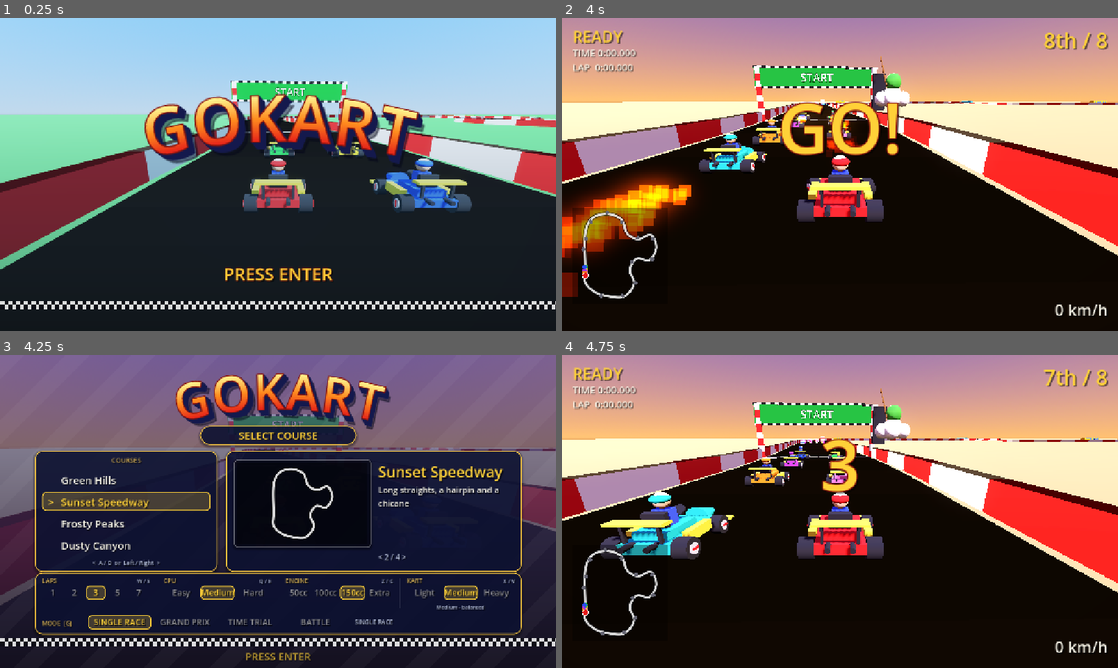
Above: before the commit, frames 1-4 (two rows, left to right).
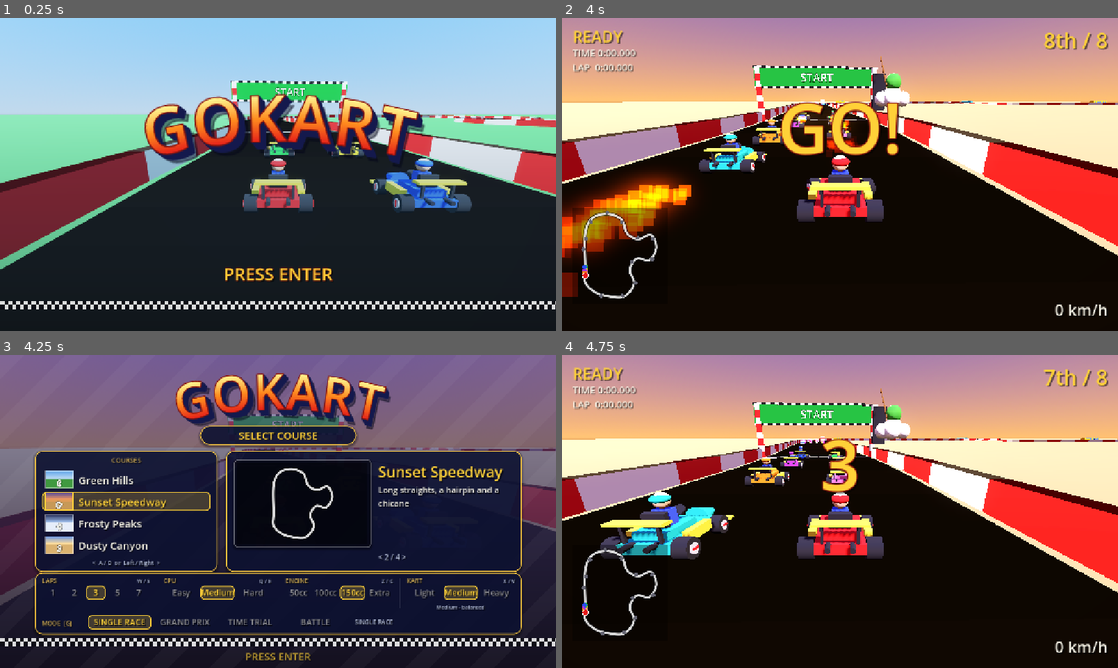
Above: after the commit, the same moments.

Repository: AgentiLoop/GoKart
Game: Godot game, scene res://scenes/menu.tscn
The game is run twice, just before and just after one commit, with the same random seed, the same clock (stepped at 60 frames per second) and the same inputs.
Inputs (mouse positions are in pixels of both pictures, inside the frame that each line leads up to):
- Up to frame 1 (0.25 s): no input
- Up to frame 2 (4 s): tap Enter at 0.5, 2.1 s; move the mouse to (962, 158) at 0.52 s; hold D (steer_right) 0.53-1.28 s; hold Space (drift) 0.53-1.28 s; click (962, 158) at 0.67 s; move the mouse to (728, 190) at 1.27 s; hold S (brake) 1.28-2.03 s; tap E (use_item) at 1.35 s; move the mouse to (895, 105) at 2.02 s; hold D (steer_right) 2.03-2.78 s; move the mouse to (812, 237) at 2.77 s; hold W (accelerate) 2.78-3.53 s; tap Keypad Enter at 2.85 s; click (812, 237) at 2.92 s; move the mouse to (1006, 221) at 3.52 s; hold A (steer_left) from 3.53 s (still down); tap Q at 3.6 s
- Up to frame 3 (4.25 s): keep holding A (steer_left); tap Escape at 4.15 s
- Up to frame 4 (4.75 s): keep holding A (steer_left); tap Enter at 4.25 s; move the mouse to (673, 464) at 4.27 s; tap Z at 4.35 s

Frames 1-2 are identical in both runs. In frame 3, 2.1% of the frame differs, in the area x 8-30%, y 36-64%; in frame 4, nothing differs.

Commit message:
Mario Kart 64 style map-select pictures on the course list: every row of the select screen's course / arena list carries a little picture beside its name — a landscape in the course's own colours (sky gradient over the ground with a haze at the horizon) with the road loop laid across it — framed in gold on the picked row over the lit bar, the old ">" caret goes; CourseThumb inner class (pure loop_points fit into the ground strip), pictures cached per course + mirror / per arena; test_course_list (3 tests, suite 12877 passed), menu_check rows + bar, title-menu screenshot (pixel-sampled: each picture in its course's sky / ground colours, road pixels, gold frame only on the pick, 0 black), README, progress log

Diff:
--- a/scripts/menu.gd
+++ b/scripts/menu.gd
@@ -2,7 +2,7 @@
 ## Title screen like Mario Kart 64's: on launch the logo sits over a live attract demo — four CPU
 ## karts lapping the highlighted course in a 3D viewport behind the menu — with a blinking PRESS
 ## ENTER. Any key brings up the select screen, laid out like MK64's: a "SELECT COURSE" banner, a
-## course list on the left with a highlighted row, the map and the course blurb in a framed panel
+## course list on the left (a course picture beside each name, the picked row lit), the map and the course blurb in a framed panel
 ## on the right and a row of option cells underneath, the demo still running dimmed behind it.
 ## Text uses drop shadows instead of thick black outlines; only the logo's letters — set on an arch,
 ## shaded yellow to red, standing out of a navy extrusion like MK64's 3D block letters — have a rim.
@@ -95,6 +95,15 @@
 const MODE_NAMES := ["SINGLE RACE", "GRAND PRIX", "TIME TRIAL", "BATTLE"]
 const LOCKED := Color(0.72, 0.76, 0.86, 0.8)     # a fixed value (time trial laps / engine, battle balloons)
 const UNLIT := Color(0.98, 0.97, 0.92, 0.55)     # a choice that is not picked
+## Course list rows: MK64's map-select pictures — a little landscape in the course's own colours
+## with the road loop across it — beside each name; the picked row's picture is framed in gold.
+const LIST_ROW_Y := 44.0
+const LIST_ROW_STEP := 50.0
+const LIST_BAR_H := 44.0
+const THUMB_POS := Vector2(24, 2)
+const THUMB_SIZE := Vector2(64, 40)
+const LIST_NAME_X := 100.0
+var picture_cache: Dictionary = {}   # "t<i>:<mirror>" / "a<i>" -> {"points", "theme"}
 ## Title screen: the logo over the attract demo. Shown once per launch; Esc from a race comes back
 ## to the select screen instead.
 var attract = null             # Attract (SubViewportContainer) under everything but bg
@@ -160,6 +169,48 @@
 			for c in cols:
 				var col := Color(0.95, 0.95, 0.95, 0.9) if (c + r) % 2 == 0 else Color(0.05, 0.05, 0.08, 0.9)
 				draw_rect(Rect2(c * sq, y0 + r * sq, sq, sq), col)
+
+## A course picture like MK64's map-select thumbnails: a sky gradient over a ground strip in the
+## course's own colours (sky_top / sky_horizon / ground) with the road loop laid across the ground,
+## framed in gold when the row is the picked one.
+class CourseThumb extends Control:
+	const HORIZON := 0.42        # share of the picture that is sky
+	const ROAD := Color(0.93, 0.93, 0.9)
+	const FRAME := Color(1, 1, 1, 0.4)
+	const FRAME_LIT := Color(1.0, 0.82, 0.22)
+	var sky_top := Color(0.4, 0.6, 0.9)
+	var sky_horizon := Color(0.8, 0.9, 1.0)
+	var ground := Color(0.3, 0.6, 0.3)
+	var loop := PackedVector2Array()
+	var lit := false
+	## Where the road loop sits inside a picture of `area`: fitted into the ground strip under the
+	## horizon (pad px in from the edges), closed back to its first point. Pure.
+	static func loop_points(points: PackedVector3Array, area: Vector2, pad: float) -> PackedVector2Array:
+		var top := area.y * HORIZON
+		var f := Minimap.fit(points, Vector2(area.x, area.y - top), pad)
+		var out := PackedVector2Array()
+		for p in points:
+			out.append(Minimap.to_map(p, f.scale, f.offset) + Vector2(0, top))
+		if not out.is_empty():
+			out.append(out[0])
+		return out
+	func setup(points: PackedVector3Array, theme: Dictionary, area: Vector2) -> void:
+		size = area
+		sky_top = theme.sky_top
+		sky_horizon = theme.sky_horizon
+		ground = theme.ground
+		loop = loop_points(points, area, 5.0)
+		queue_redraw()
+	func _draw() -> void:
+		var h := size.y * HORIZON
+		draw_polygon(PackedVector2Array([Vector2(0, 0), Vector2(size.x, 0), Vector2(size.x, h), Vector2(0, h)]),
+			PackedColorArray([sky_top, sky_top, sky_horizon, sky_horizon]))
+		draw_rect(Rect2(0, h, size.x, size.y - h), ground)
+		draw_rect(Rect2(0, h, size.x, 3), Color(sky_horizon, 0.45))   # haze at the horizon
+		if loop.size() > 1:
+			draw_polyline(loop, ground.darkened(0.5), 4.0, true)
+			draw_polyline(loop, ROAD, 2.0, true)
+		draw_rect(Rect2(Vector2.ZERO, size), FRAME_LIT if lit else FRAME, false, 2.0)
 
 ## Key -> step direction (-1 / +1) or 0 when the key does not change the track.
 static func direction_for_key(keycode: int) -> int:
@@ -487,42 +538,68 @@
 	if title_prompt != null:
 		title_prompt.modulate.a = a
 
-## Rebuild the left-hand list: one row per course / arena, the highlighted one gold on a lit bar.
-func _refresh_list(names: Array, sel: int) -> void:
+## Rebuild the left-hand list: one row per course / arena — a course picture (MK64's map-select
+## thumbnails) beside the name — the highlighted one gold on a lit bar with its picture framed in
+## gold. `pictures[i]` = {"points": PackedVector3Array, "theme": Dictionary with sky_top /
+## sky_horizon / ground} for row i.
+func _refresh_list(names: Array, sel: int, pictures: Array) -> void:
 	if list_box == null:
 		return
 	for c in list_box.get_children():
 		list_box.remove_child(c)
 		c.queue_free()
 	for i in names.size():
-		var y := 44.0 + 50.0 * i
+		var y := LIST_ROW_Y + LIST_ROW_STEP * i
 		var is_sel := i == sel
 		if is_sel:
 			var bar := Panel.new()
 			bar.position = Vector2(16, y)
-			bar.size = Vector2(388, 44)
+			bar.size = Vector2(388, LIST_BAR_H)
 			bar.add_theme_stylebox_override("panel", UiStyle.lit_style(10))
 			list_box.add_child(bar)
-		var row := Label.new()
-		row.position = Vector2(60, y + 5)
-		row.size = Vector2(330, 34)
-		row.text = names[i]
-		row.add_theme_font_override("font", font)
-		row.add_theme_font_size_override("font_size", 24)
-		row.add_theme_color_override("font_color", GOLD if is_sel else CREAM)
-		row.add_theme_color_override("font_shadow_color", SHADOW)
-		row.add_theme_constant_override("shadow_offset_x", 2)
-		row.add_theme_constant_override("shadow_offset_y", 2)
+		var row := Control.new()
+		row.name = "Row%d" % i
+		row.position = Vector2(0, y)
+		row.size = Vector2(420, LIST_ROW_STEP)
 		list_box.add_child(row)
-		if is_sel:
-			var cursor := Label.new()
-			cursor.position = Vector2(30, y + 5)
-			cursor.size = Vector2(30, 34)
-			cursor.text = ">"
-			cursor.add_theme_font_override("font", font)
-			cursor.add_theme_font_size_override("font_size", 24)
-			cursor.add_theme_color_override("font_color", GOLD)
-			list_box.add_child(cursor)
+		var thumb := CourseThumb.new()
+		thumb.name = "Thumb"
+		thumb.position = THUMB_POS
+		thumb.setup(pictures[i].points, pictures[i].theme, THUMB_SIZE)
+		thumb.lit = is_sel
+		row.add_child(thumb)
+		var label := Label.new()
+		label.name = "Name"
+		label.position = Vector2(LIST_NAME_X, 5)
+		label.size = Vector2(404 - LIST_NAME_X - 8, 34)
+		label.vertical_alignment = VERTICAL_ALIGNMENT_CENTER
+		label.text = names[i]
+		UiStyle.style_label(label, font, 24, GOLD if is_sel else CREAM)
+		label.add_theme_constant_override("shadow_offset_x", 2)
+		label.add_theme_constant_override("shadow_offset_y", 2)
+		row.add_child(label)
+
+## Course picture for a list row, cached per course / arena (the road loop is resampled geometry).
+func _picture(points: PackedVector3Array, theme: Dictionary) -> Dictionary:
+	return {"points": points, "theme": theme}
+
+func _track_pictures(mirror: bool) -> Array:
+	var out: Array = []
+	for i in TrackLibrary.count():
+		var key := "t%d:%s" % [i, mirror]
+		if not picture_cache.has(key):
+			picture_cache[key] = _picture(TrackLibrary.make_data(i, mirror).points, TrackLibrary.info(i))
+		out.append(picture_cache[key])
+	return out
+
+func _arena_pictures() -> Array:
+	var out: Array = []
+	for i in ArenaData.arena_count():
+		var key := "a%d" % i
+		if not picture_cache.has(key):
+			picture_cache[key] = _picture(ArenaData.make(i).outline(), ArenaData.info(i))
+		out.append(picture_cache[key])
+	return out
 
 func _set_text(l: Label, text: String) -> void:
 	if l != null:
@@ -637,7 +714,7 @@
 	var names: Array = []
 	for i in TrackLibrary.count():
 		names.append(TrackLibrary.info(i).name)
-	_refresh_list(names, selected)
+	_refresh_list(names, selected, _track_pictures(mirror))
 	var data = TrackLibrary.make_data(selected, mirror)
 	preview.setup(data.points, PREVIEW_AREA, data.rail)
 	if attract != null:
@@ -667,7 +744,7 @@
 	var names: Array = []
 	for i in ArenaData.arena_count():
 		names.append(ArenaData.info(i).name)
-	_refresh_list(names, arena_selected)
+	_refresh_list(names, arena_selected, _arena_pictures())
 	preview.setup(ArenaData.make(arena_selected).outline(), PREVIEW_AREA)
 	_refresh_options()
 
--- /dev/null
+++ b/tests/test_course_list.gd
@@ -0,0 +1,92 @@
+extends RefCounted
+## The select screen's course list (Mario Kart 64's map-select pictures): a course picture in the
+## course's own sky / ground colours with the road loop across it beside every name, the picked
+## row's picture framed in gold on the lit bar, arena pictures in battle mode.
+
+const Menu := preload("res://scripts/menu.gd")
+const TrackLibrary := preload("res://scripts/track_library.gd")
+const ArenaData := preload("res://scripts/arena_data.gd")
+const UiStyle := preload("res://scripts/ui_style.gd")
+var runner
+
+func _root() -> Node:
+	return Engine.get_main_loop().root
+
+func _menu() -> Node:
+	var m = Menu.new()
+	_root().add_child(m)
+	if m.select_box == null:
+		m._ready()   # the runner's root is not ready yet during _initialize
+	m.dismiss_title()
+	return m
+
+func _rows(m: Node) -> Array:
+	var out: Array = []
+	for c in m.list_box.get_children():
+		if c.name.begins_with("Row"):
+			out.append(c)
+	return out
+
+func _bars(m: Node) -> Array:
+	var out: Array = []
+	for c in m.list_box.get_children():
+		if c is Panel:
+			out.append(c)
+	return out
+
+func test_loop_points_fit_the_ground_strip() -> void:
+	var square := PackedVector3Array([Vector3(-50, 0, -20), Vector3(50, 0, -20), Vector3(50, 0, 20), Vector3(-50, 0, 20)])
+	var area := Vector2(64, 40)
+	var loop := Menu.CourseThumb.loop_points(square, area, 5.0)
+	runner.check(loop.size() == square.size() + 1 and loop[0] == loop[loop.size() - 1], "loop closed back to its first point")
+	var top := area.y * Menu.CourseThumb.HORIZON
+	var ok := true
+	for p in loop:
+		ok = ok and p.x >= 5.0 - 0.01 and p.x <= area.x - 5.0 + 0.01 and p.y >= top + 5.0 - 0.01 and p.y <= area.y - 5.0 + 0.01
+	runner.check(ok, "every loop point inside the ground strip under the horizon: %s" % [loop])
+	var w := loop[1].x - loop[0].x
+	var h := loop[2].y - loop[1].y
+	runner.check(absf(h - (area.y - top - 10.0)) < 0.01 and absf(h / w - 0.4) < 0.01, "loop fills the strip's height keeping its aspect: %.1f x %.1f" % [w, h])
+	runner.check(Menu.CourseThumb.loop_points(PackedVector3Array(), area, 5.0).is_empty(), "no points -> empty loop")
+
+func test_rows_carry_course_pictures() -> void:
+	var m = _menu()
+	var rows := _rows(m)
+	runner.check(rows.size() == TrackLibrary.count() and m.list_box.get_child_count() == TrackLibrary.count() + 1, "a row per course plus the lit bar: %d children" % m.list_box.get_child_count())
+	runner.check(_bars(m).size() == 1 and _bars(m)[0].position.y == rows[m.selected].position.y, "the lit bar sits behind the picked row")
+	var bar_rect := Rect2(16, 0, 388, Menu.LIST_BAR_H)
+	for i in rows.size():
+		var row: Control = rows[i]
+		var thumb = row.get_node("Thumb")
+		var label: Label = row.get_node("Name")
+		var info := TrackLibrary.info(i)
+		runner.check(thumb is Menu.CourseThumb and thumb.sky_top == info.sky_top and thumb.sky_horizon == info.sky_horizon and thumb.ground == info.ground, "row %d: picture in %s's colours" % [i, info.name])
+		runner.check(thumb.loop.size() == TrackLibrary.make_data(i).points.size() + 1, "row %d: the whole road loop" % i)
+		var inside := true
+		for p in thumb.loop:
+			inside = inside and Rect2(Vector2.ZERO, thumb.size).has_point(p)
+		runner.check(inside and bar_rect.encloses(Rect2(thumb.position, thumb.size)), "row %d: loop inside the picture, picture inside the bar" % i)
+		runner.check(thumb.lit == (i == m.selected), "row %d: only the picked picture is framed in gold" % i)
+		runner.check(label.text == info.name and label.position.x >= thumb.position.x + thumb.size.x + 8.0 and label.position.x + label.size.x <= bar_rect.end.x, "row %d: name right of the picture, inside the bar" % i)
+		runner.check(label.get_theme_color("font_color") == (UiStyle.GOLD if i == m.selected else UiStyle.CREAM) and label.get_theme_constant("outline_size") == 0, "row %d: gold when picked, cream otherwise, no outline" % i)
+	m.move(1)
+	rows = _rows(m)
+	runner.check(rows[1].get_node("Thumb").lit and not rows[0].get_node("Thumb").lit and _bars(m)[0].position.y == rows[1].position.y, "Right moves the gold frame and the bar to row 1")
+	runner.check(m.picture_cache.has("t0:false") and not m.picture_cache.has("t0:true"), "pictures cached per course (plain)")
+	m.move_engine(1)   # 150cc -> Extra: mirrored courses, mirrored pictures
+	runner.check(m.picture_cache.has("t0:true"), "Extra class caches the mirrored pictures")
+	m.free()
+
+func test_arena_pictures_in_battle_mode() -> void:
+	var m = _menu()
+	while m.mode != Menu.MODE_BATTLE:
+		m.toggle_mode()
+	var rows := _rows(m)
+	runner.check(rows.size() == ArenaData.arena_count() and m.list_box.get_child_count() == ArenaData.arena_count() + 1, "a row per arena plus the lit bar")
+	for i in rows.size():
+		var thumb = rows[i].get_node("Thumb")
+		var info := ArenaData.info(i)
+		runner.check(thumb.sky_top == info.sky_top and thumb.ground == info.ground and thumb.loop.size() > 3, "arena row %d: picture in %s's colours with its outline" % [i, info.name])
+		runner.check(thumb.lit == (i == m.arena_selected), "arena row %d: gold frame on the picked arena" % i)
+	runner.check(m.picture_cache.has("a0"), "arena pictures cached")
+	m.free()
--- a/tools/menu_check.gd
+++ b/tools/menu_check.gd
@@ -41,7 +41,7 @@
 		_check(cs.name_label.text == lib.info(1).name, "D selects track 1: " + cs.name_label.text)
 		_check(not cs.title_shown and cs.select_box.visible and not cs.title_prompt.visible, "D also brings up the select screen")
 		_check(cs.attract.course == 1 and cs.attract.track.data.count == lib.make_data(1).count, "demo switches to track 1")
-		_check(cs.sub_label.text == "SELECT COURSE" and cs.list_box.get_child_count() == lib.count() + 2, "course list: %d rows + lit bar + cursor" % lib.count())
+		_check(cs.sub_label.text == "SELECT COURSE" and cs.list_box.get_child_count() == lib.count() + 1, "course list: %d rows + lit bar" % lib.count())
 		_check(cs.font.get_font_name() != "" and cs.laps_label.get_theme_constant("outline_size") == 0, "menu text has no black outline (font %s)" % cs.font.get_font_name())
 		_key(KEY_W)
 		stage = 15
Binary file changed: assets/screenshots/title-menu.png
Not shown, changed: .agent/autopilot/progress.md
Not shown, changed: README.md
